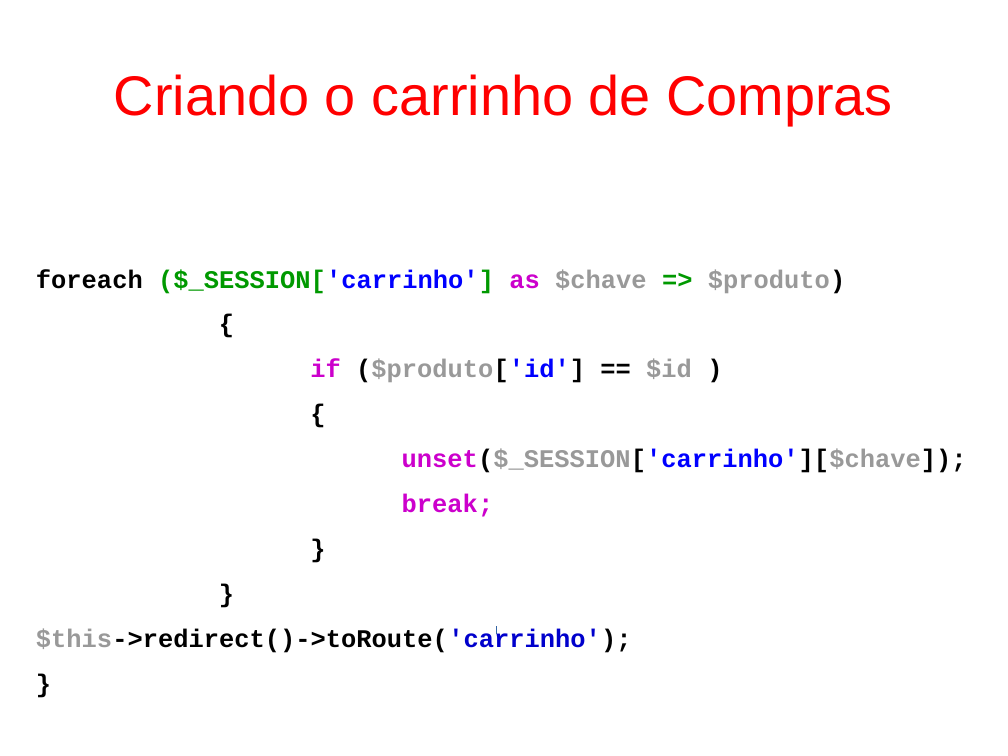
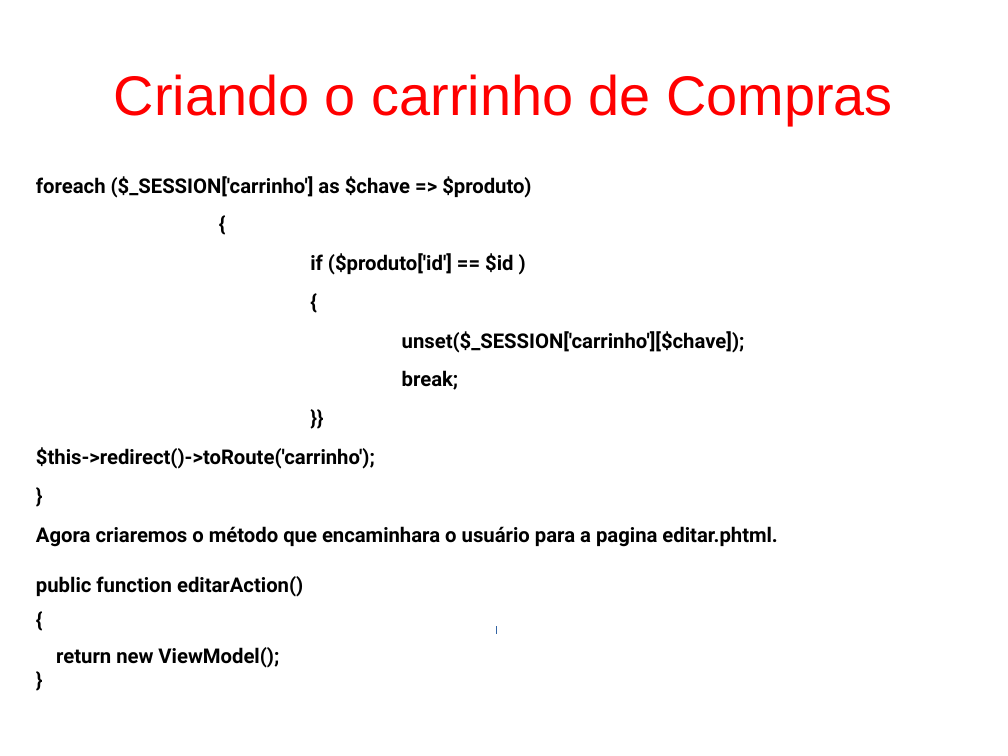
Before and after one commit to fgsl/lojasacme, a slide deck: slide 94 of docs/tutorial.odp. Drawn at 1008x756 pixels with LibreOffice and Linux fonts; fonts in the diff are those of the drawing. Boxes give left, top, right and bottom in pixels: in the first picture for what was removed or moved away, otherwise in the second. Text is boxed around its words. In the diff, an @@ line names an element or a change of style, - is before the commit and + after.

```diff
--- a/docs/tutorial.odp
+++ b/docs/tutorial.odp
@@ text at (36, 176, 777, 668): text changed; size 20 to 16 pt; font Courier New to Roboto @@
-}
-}
+}}
@@ text at (36, 176, 745, 469): size 20 to 16 pt, font Courier New to Roboto in "foreach ($_SESSION['carrinho'] as $chave => $produto)", "{", "if ($produto['id'] == $id )", "{" and 4 more places; text colour #009900 to #000000 in "($_SESSION['carrinho'] =>"; text colour #0000FF to #000000 in "($_SESSION['carrinho']", "($produto['id']", "unset($_SESSION['carrinho'][$chave]);"; text colour #CC00CC to #000000 in "as", "if", "unset($_SESSION['carrinho'][$chave]);", "break;"; text colour #999999 to #000000 in "$chave $produto)", "($produto['id'] $id", "unset($_SESSION['carrinho'][$chave]);", "$this->redirect()->toRoute('carrinho');"; text colour #0000CC to #000000 in "$this->redirect()->toRoute('carrinho');" @@
@@ text at (36, 526, 777, 668): paragraphs added @@
+Agora criaremos o método que encaminhara o usuário para a pagina editar.phtml.
+public function editarAction()
+{
+return new ViewModel();
+}
```
Also in this commit, not shown: 5 other slides changed, 4 other files.
